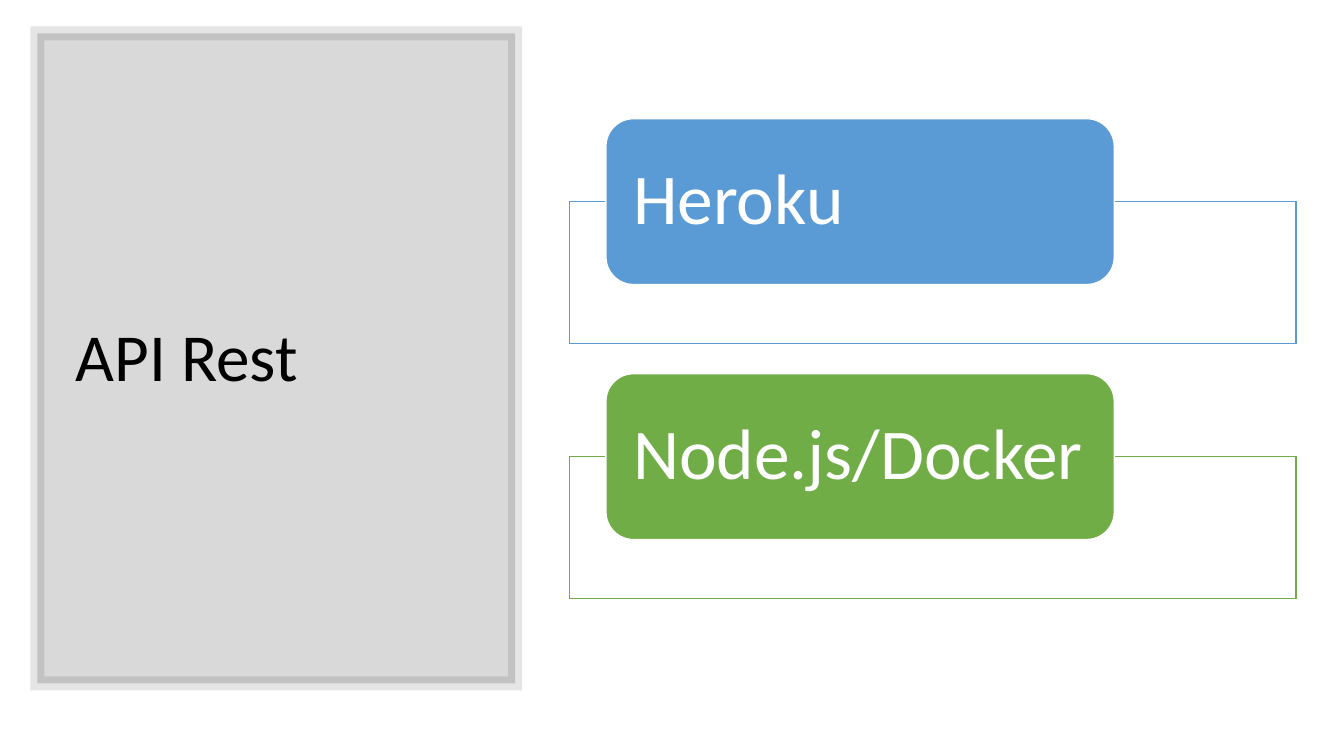
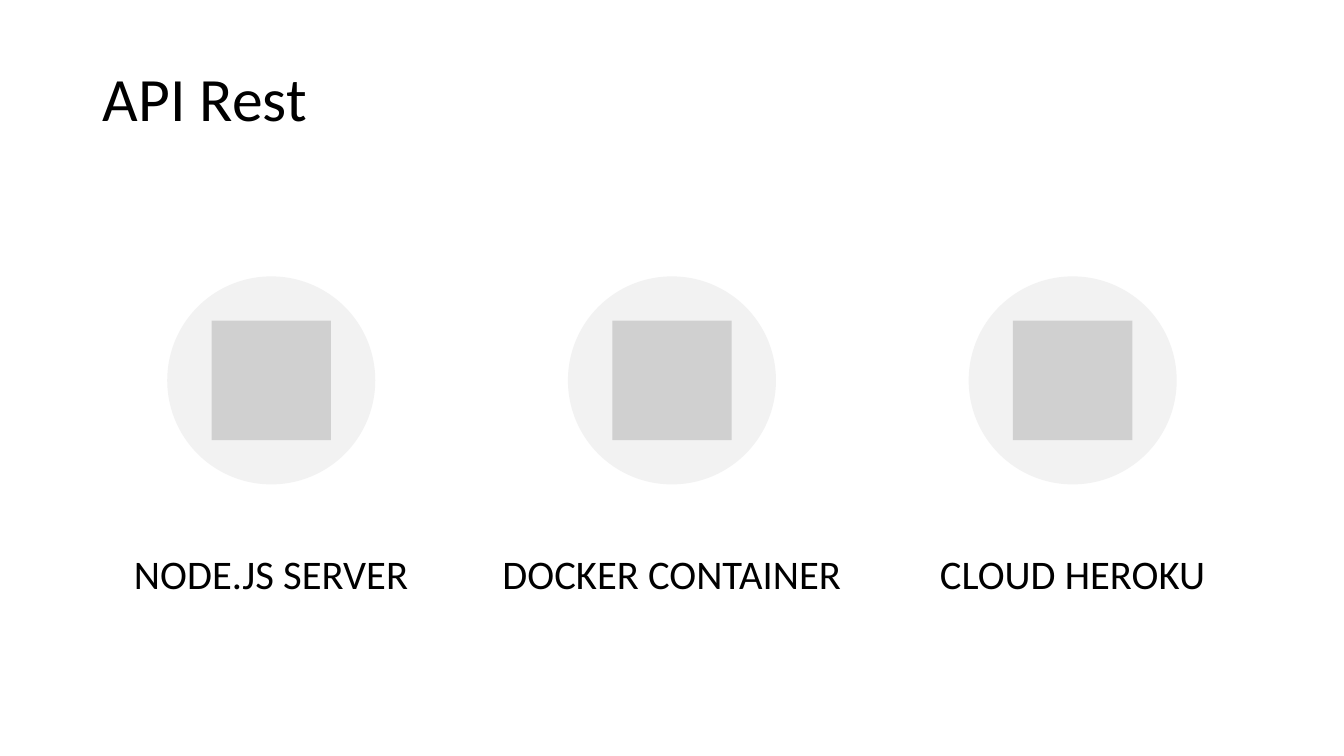
Before and after one commit to Danes99/esme-android, a slide deck: slide 5 of docs/pptx/Android Project - Group 1 - Becerra Stauner Taxil.pptx. Drawn at 1344x756 pixels with LibreOffice and Linux fonts; fonts in the diff are those of the drawing; grey boxes stand for pictures. Boxes give left, top, right and bottom in pixels: in the first picture for what was removed or moved away, otherwise in the second. Text is boxed around its words. In the diff, an @@ line names an element or a change of style, - is before the commit and + after.

```diff
--- a/docs/pptx/Android Project - Group 1 - Becerra Stauner Taxil.pptx
+++ b/docs/pptx/Android Project - Group 1 - Becerra Stauner Taxil.pptx
@@ title "API Rest": place and size @@
-title "API Rest" at (76, 338, 298, 382)
+title "API Rest" at (103, 81, 307, 122)
@@ title "API Rest" at (103, 81, 307, 122): size 48 to 44 pt; vertical alignment middle to bottom @@
@@ rectangle removed at (37, 33, 515, 684) @@
@@ group added at (167, 276, 1177, 590): 3 ellipses, 3 pictures, 1 text @@
+DOCKER CONTAINER
@@ group removed at (570, 119, 1297, 599): 2 rectangles, 2 rounded rectangles @@
@@ text "NODE.JS SERVER" at (134, 562, 408, 590): vertical alignment middle to top @@
@@ text at (134, 562, 408, 590): text changed; size 51 to 29 pt; text colour #FFFFFF to #000000 @@
-Node.js/Docker
+NODE.JS SERVER
@@ text "CLOUD HEROKU" at (940, 562, 1205, 590): vertical alignment middle to top @@
@@ text at (940, 562, 1205, 590): text changed; size 51 to 29 pt; text colour #FFFFFF to #000000 @@
-Heroku
+CLOUD HEROKU
```
Also in this commit, not shown: 1 other slide changed, 1 slide removed.
